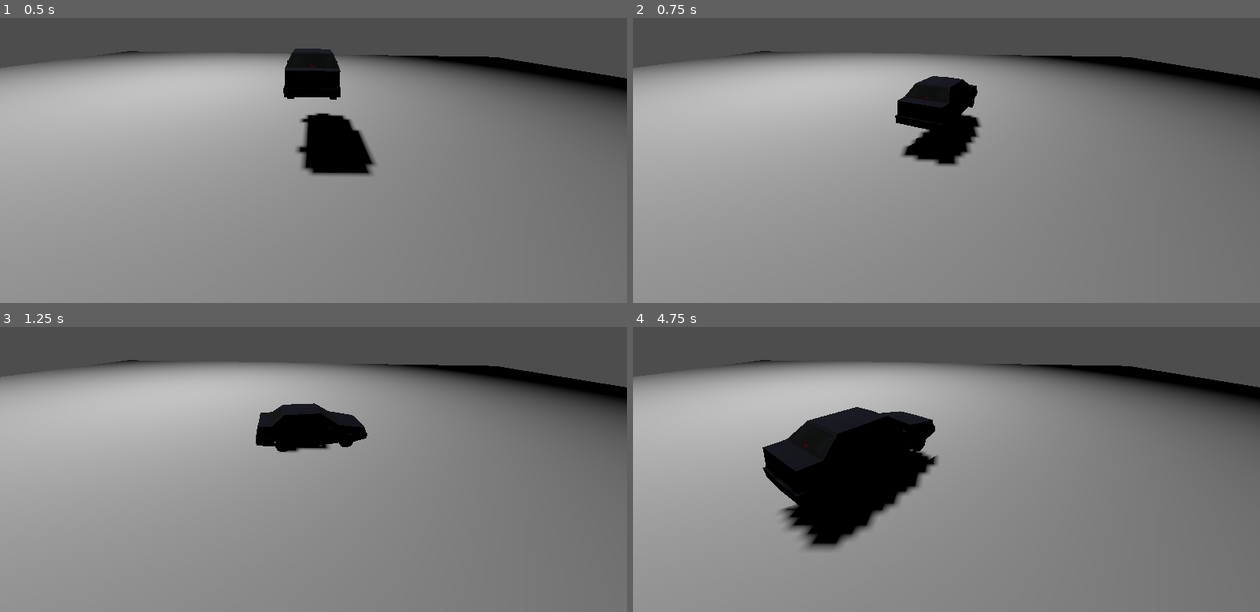
Above: before the commit, frames 1-4 (two rows, left to right).
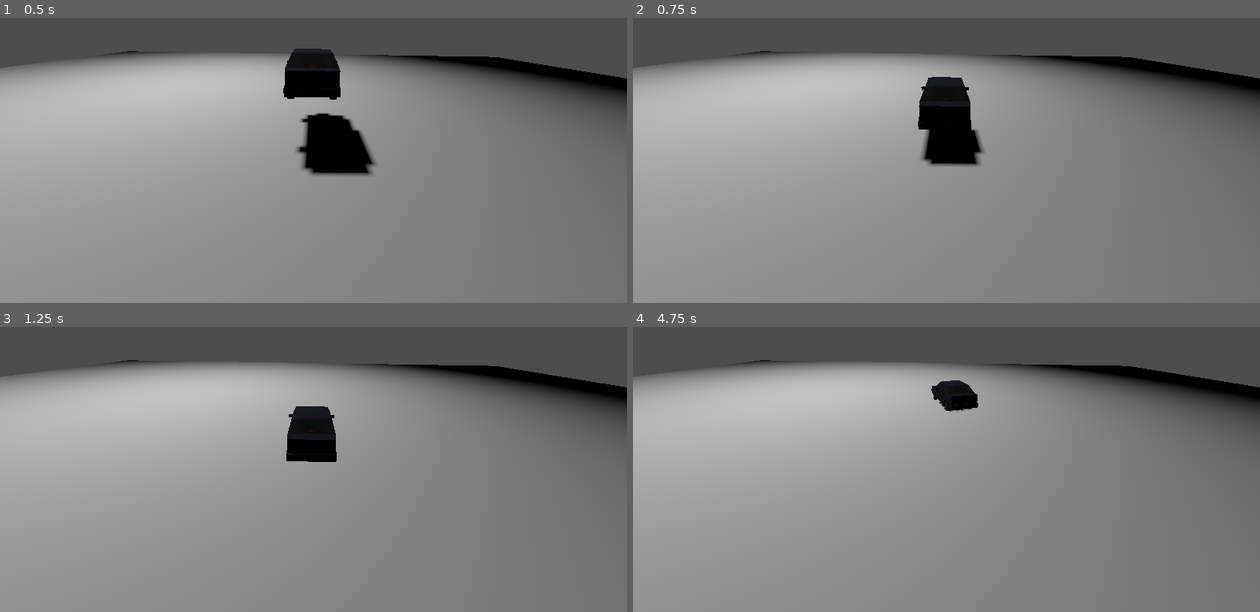
Above: after the commit, the same moments.

Repository: hypercomrade/psx-racer
Game: Godot game, scene res://world.tscn
Two runs of this game, one before a commit and one after it. Both use one fixed random seed, a clock stepped at 60 frames per second and the inputs below.
Inputs:
- Up to frame 1 (0.5 s): no input
- Up to frame 2 (0.75 s): tap Enter (ui_accept) at 0.5 s; hold D (right) from 0.53 s (still down); hold Enter (ui_accept) from 0.53 s (still down)
- Up to frame 3 (1.25 s): keep holding D (right); keep holding Enter (ui_accept)
- Up to frame 4 (4.75 s): release D (right) at 1.28 s; release Enter (ui_accept) at 1.28 s; hold S (reverse) 1.28-2.03 s; tap Enter (ui_accept) at 1.35, 1.52, 1.82, 2.85, 3.02, 3.32, 4.35, 4.52 s; hold D (right) 2.03-2.78 s; hold Enter (ui_accept) 2.03-2.78 s; hold W (forward) 2.78-3.53 s; hold Enter (ui_accept) 3.53-4.28 s; hold A (left) from 3.53 s (still down)

Frame 1 is identical in both runs. In frame 2, 1.4% of the frame differs, in the area x 41-56%, y 20-53%; in frame 3, 1.9%; in frame 4, 9.8%, in the area x 20-56%, y 18-79%.

Commit message:
Add turning and first attempt at drifting

Diff:
--- a/character_body_3d.gd
+++ b/character_body_3d.gd
@@ -1,57 +1,111 @@
 extends CharacterBody3D
 
-# Movement variables
-@export var speed: float = 5.0
-@export var jump_force: float = 4.5
+# Car physics variables
+@export var max_speed: float = 15.0
+@export var acceleration: float = 8.0
+@export var reverse_speed: float = 5.0
+@export var turn_speed: float = 2.0
+@export var drift_turn_boost: float = 1.5  # How much extra turning during drift
+@export var drift_traction_loss: float = 0.2  # How much traction is lost during drift
 @export var gravity: float = 9.8
-@export var turn_speed: float = 2.0  # How fast the car turns
+
+var current_speed: float = 0.0
+var turn_direction: float = 0.0
+var is_drifting: bool = false
+var drift_angle: float = 0.0  # Tracks how much the car is sliding
 
 func _ready():
-	# Make sure the character starts on the ground
 	velocity.y = 0
 
 func _physics_process(delta):
 	# Apply gravity
 	if not is_on_floor():
 		velocity.y -= gravity * delta
+	else:
+		velocity.y = 0
 
-	# Handle jump
-	if Input.is_action_just_pressed("ui_accept") and is_on_floor():
-		velocity.y = jump_force
+	# Get input
+	var acceleration_input: float = 0.0
+	var brake_input: bool = false
 
-	# Get forward/backward input
-	var move_input = Vector3.ZERO
+	if Input.is_action_pressed("forward"):
+		acceleration_input += 1.0
+	if Input.is_action_pressed("reverse"):
+		acceleration_input -= 1.0
+		brake_input = true
 
-	# Forward/Reverse (Z-axis)
-	if Input.is_action_pressed("forward"):
-		move_input.z += 1
-	if Input.is_action_pressed("reverse"):
-		move_input.z -= 1
+	# Get turn input
+	turn_direction = 0.0
+	if Input.is_action_pressed("left"):
+		turn_direction += 1.0
+	if Input.is_action_pressed("right"):
+		turn_direction -= 1.0
 
-	# Handle turning (left/right)
-	var turn_input = 0.0
-	if Input.is_action_pressed("left"):
-		turn_input += 1
-	if Input.is_action_pressed("right"):
-		turn_input -= 1
+	# Check for drift
+	is_drifting = Input.is_action_pressed("ui_accept")
 
-	# Apply rotation
-	if turn_input != 0:
-		rotate_y(turn_input * turn_speed * delta)
+	# Calculate speed
+	if acceleration_input > 0:
+		# Accelerating forward
+		current_speed = lerp(current_speed, max_speed * acceleration_input, acceleration * delta)
+	elif acceleration_input < 0:
+		# Reversing or braking
+		if current_speed > 0:
+			# Braking while moving forward
+			current_speed = lerp(current_speed, 0.0, acceleration * 1.5 * delta)
+		else:
+			# Reversing
+			current_speed = lerp(current_speed, reverse_speed * acceleration_input, acceleration * delta)
+	else:
+		# No input - natural slowdown
+		current_speed = lerp(current_speed, 0.0, acceleration * 0.7 * delta)
 
-	# Convert forward/backward input to movement direction
-	var direction = Vector3.ZERO
-	if move_input.length() > 0:
-		direction = (transform.basis * Vector3(0, 0, move_input.z)).normalized()
+	# Calculate movement direction
+	var move_direction = transform.basis.z  # Forward direction
+	var right_direction = transform.basis.x  # Right direction
 
-	# Apply movement (only forward/backward, no strafing)
-	if direction:
-		velocity.x = direction.x * speed
-		velocity.z = direction.z * speed
-	else:
-		# Slow down when not moving
-		velocity.x = move_toward(velocity.x, 0, speed)
-		velocity.z = move_toward(velocity.z, 0, speed)
+	# Apply turning based on speed and drift
+	if abs(current_speed) > 0.1:
+		var effective_turn_speed: float = turn_speed
+		var effective_traction: float = 0.8  # Base traction
 
-	# Move the character
+		if is_drifting and abs(current_speed) > 5.0:
+			# Drift mode - much more turn, much less traction
+			effective_turn_speed *= drift_turn_boost
+			effective_traction = drift_traction_loss
+
+			# Add oversteer - the back swings out more
+			if turn_direction != 0:
+				# Calculate drift angle based on turn direction and speed
+				drift_angle = lerp(drift_angle, turn_direction * 0.3, 2.0 * delta)
+			else:
+				drift_angle = lerp(drift_angle, 0.0, 1.0 * delta)
+		else:
+			# Normal driving
+			effective_traction = 0.8
+			drift_angle = lerp(drift_angle, 0.0, 3.0 * delta)
+
+		# Turn amount depends on current speed
+		var turn_amount: float = turn_direction * effective_turn_speed * delta * (abs(current_speed) / max_speed)
+		rotate_y(turn_amount)
+
+	# Calculate velocity with drift
+	var forward_velocity = move_direction * current_speed
+	var slide_velocity = right_direction * drift_angle * current_speed * 0.5
+
+	# Combine forward movement with sideways slide
+	velocity.x = forward_velocity.x + slide_velocity.x
+	velocity.z = forward_velocity.z + slide_velocity.z
+
+	# Apply traction to gradually reduce sliding
+	if abs(current_speed) > 0.1:
+		var current_velocity = Vector3(velocity.x, 0, velocity.z)
+		var ideal_forward_velocity = move_direction * current_velocity.length()
+
+		# Lerp towards forward direction based on traction
+		var traction_strength = 0.8 if not is_drifting else drift_traction_loss
+		velocity.x = lerp(velocity.x, ideal_forward_velocity.x, traction_strength * delta)
+		velocity.z = lerp(velocity.z, ideal_forward_velocity.z, traction_strength * delta)
+
+	# Move the car
 	move_and_slide()
--- a/pc.tscn
+++ b/pc.tscn
@@ -24,5 +24,6 @@
 [node name="Camera3D" type="Camera3D" parent="CharacterBody3D/MeshInstance3D"]
 transform = Transform3D(-0.99987316, 0.012054846, 0.010410617, 0.015360132, 0.90272576, 0.42994225, -0.0042150444, 0.43004763, -0.9027964, 0.016781926, 4.311693, -5.8163424)
 top_level = true
+doppler_tracking = 2
 fov = 80.2
 near = 0.019
